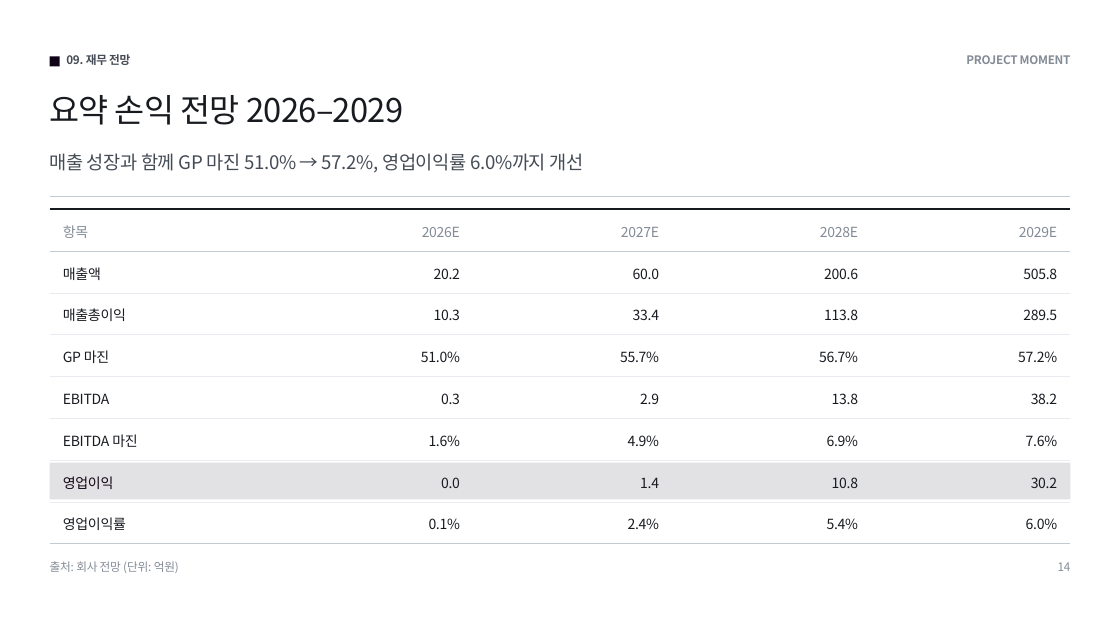
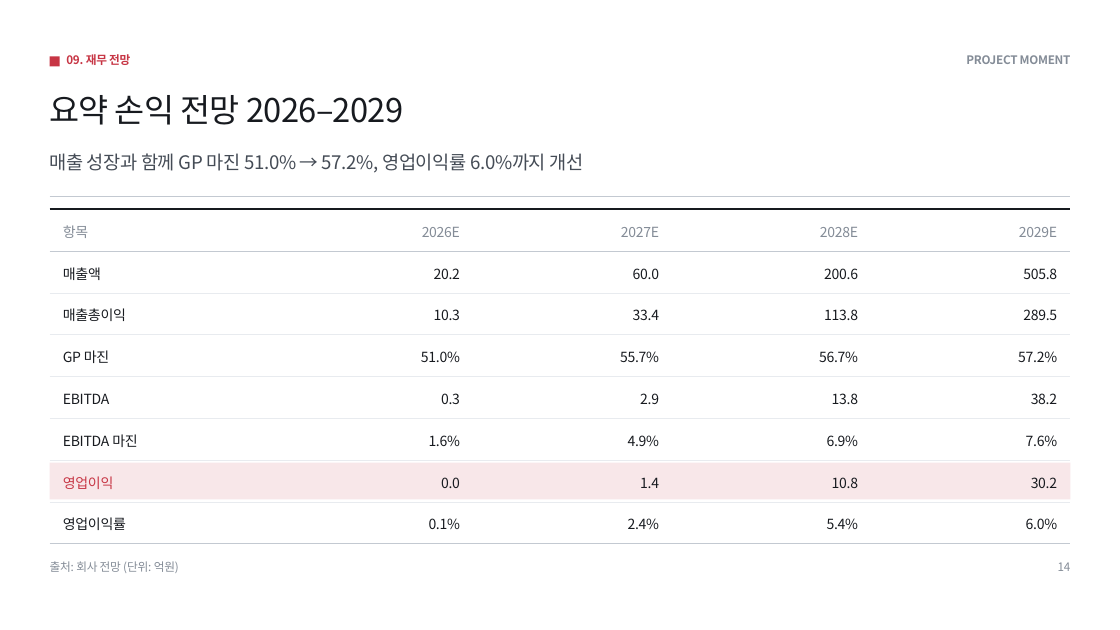
Before and after one commit to pck9880-sys/claude-design, a slide deck: slide 14 of output/ir-project-moment/deck.pptx. Drawn at 1120x630 pixels with LibreOffice and Linux fonts; fonts in the diff are those of the drawing. Boxes give left, top, right and bottom in pixels: in the first picture for what was removed or moved away, otherwise in the second. Text is boxed around its words. In the diff, an @@ line names an element or a change of style, - is before the commit and + after.

```diff
--- a/output/ir-project-moment/deck.pptx
+++ b/output/ir-project-moment/deck.pptx
@@ rectangle at [50, 56, 60, 66]: fill #0F0316 to #C73544 @@
@@ text "09. 재무 전망" at [66, 54, 130, 65]: text colour #454C56 to #C73544 @@
@@ rectangle at [50, 463, 1070, 500]: fill #E2E1E3 to #F8E7E9 @@
@@ text "영업이익" at [63, 476, 114, 489]: text colour #0F0316 to #C73544 @@
```
Also in this commit, not shown: 13 other slides changed, 4 other files.
